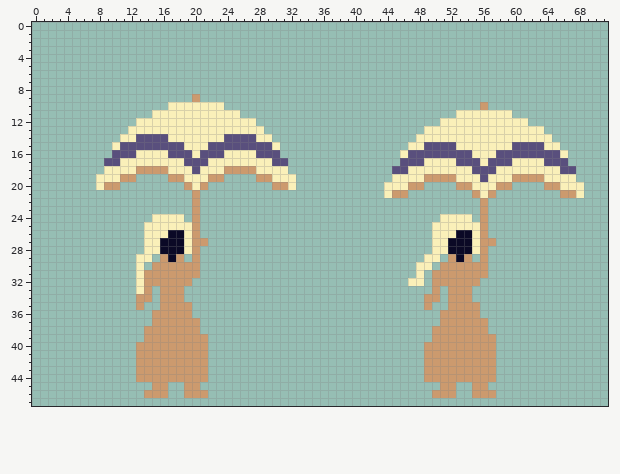
Sprite sheet: src/art/lady_parasol.png. Above: the version before the commit.
The file is 72x48 pixels.
The same view after the edit:
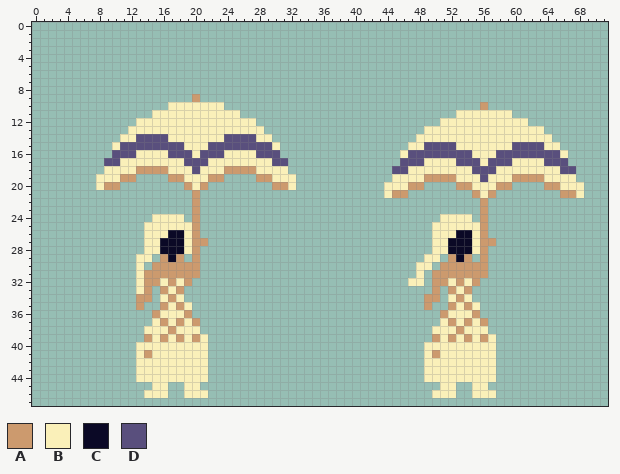
Palette (. is transparent): A #cc9a6e  B #faf0b9  C #0b0926  D #594f7d
From the commit log: the lady is now wearing clothes
Changes in this commit:
The edit turns colour A into colour B in row 32 at x 16, 18, 52 and 54; in row 33 at x 17 and 53; in row 34 at x 16, 18, 52 and 54; in row 35 at x 17, 19, 53 and 55; in row 36 at x 16 to 18 and 52 to 54; in row 37 at x 15, 17, 19, 51, 53 and 55.
The edit turns colour A into colour B in row 38 at x 14 to 16, 18 to 20, 50 to 52 and 54 to 56; in row 39 at x 15, 17, 19, 21, 51, 53, 55 and 57; in row 40 at x 13 to 21 and 49 to 57; in row 41 at x 13, 15 to 21, 49 and 51 to 57; in rows 42 to 44 at x 13 to 21 and 49 to 57; in row 45 at x 15 to 16, 19 to 20, 51 to 52 and 55 to 56.
The edit turns colour A into colour B in row 46 at x 14 to 16, 19 to 21, 50 to 52 and 55 to 57.
Changed places in both pictures, as pixel boxes (x1, y1, x2, y2):
changed: (136, 278, 208, 398)
changed: (424, 278, 496, 398)
